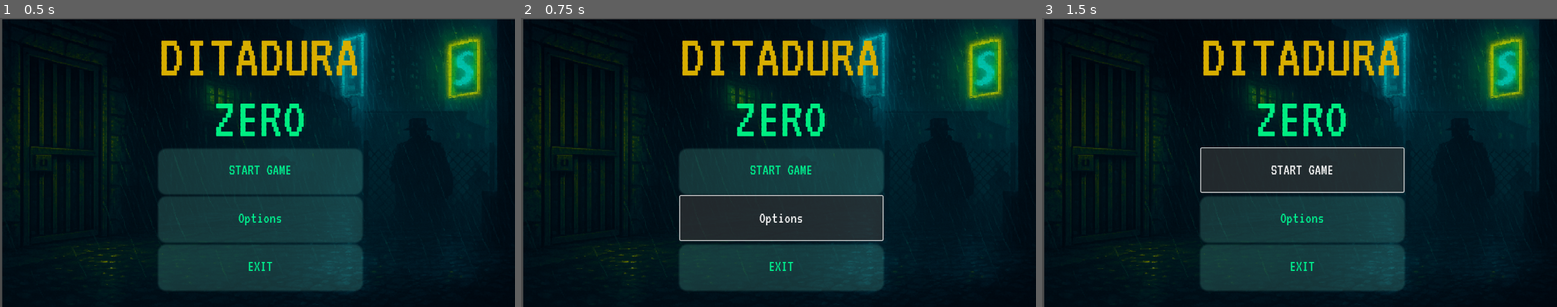
Above: before the commit, frames 1-3 (left to right).
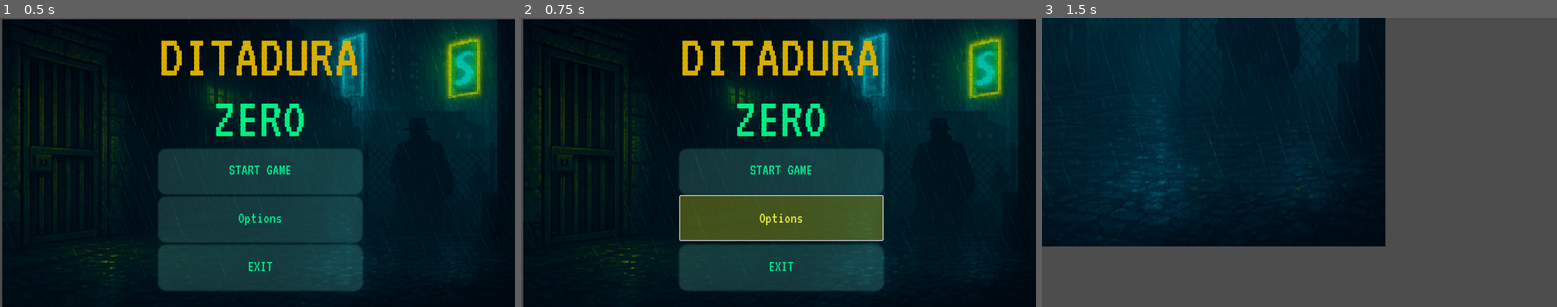
Above: after the commit, the same moments.

Repository: Mariojunior2/DitaduraZeroMenu
Game: Godot game, scene res://main_menu.tscn
Two runs of this game, one before a commit and one after it. Both use one fixed random seed, a clock stepped at 60 frames per second and the inputs below.
Inputs:
- Up to frame 1 (0.5 s): no input
- Up to frame 2 (0.75 s): click "Options" at 0.5 s
- Up to frame 3 (1.5 s): click "START GAME" at 1.25 s

Frame 1 is identical in both runs. In frame 2, 6.0% of the frame differs, in the area x 30-71%, y 61-77%; in frame 3, 81%, in the area x 0-100%, y 0-100%.

Commit message:
Com menu

Diff:
--- /dev/null
+++ b/main_menu.gd
@@ -0,0 +1,23 @@
+extends Control
+
+
+# Called when the node enters the scene tree for the first time.
+func _ready() -> void:
+	pass # Replace with function body.
+
+
+# Called every frame. 'delta' is the elapsed time since the previous frame.
+func _process(delta: float) -> void:
+	pass
+
+
+func _on_start_pressed() -> void:
+	get_tree().change_scene_to_file("res://word_1.tscn")
+
+
+func _on_settings_pressed() -> void:
+	print("Configurações")
+
+
+func _on_exit_pressed() -> void:
+	get_tree().quit()
--- a/main_menu.tscn
+++ b/main_menu.tscn
@@ -1,6 +1,7 @@
-[gd_scene load_steps=6 format=3 uid="uid://dts12yg34cyxn"]
+[gd_scene load_steps=10 format=3 uid="uid://dts12yg34cyxn"]
 
 [ext_resource type="Texture2D" uid="uid://jgyiyjprhg13" path="res://jpeg (5).png" id="1_06t4h"]
+[ext_resource type="Script" uid="uid://d32dwed5exyjd" path="res://main_menu.gd" id="1_fu7sn"]
 [ext_resource type="FontFile" uid="uid://b05thj7kfy38b" path="res://VT323-Regular.ttf" id="2_7vrkn"]
 
 [sub_resource type="StyleBoxTexture" id="StyleBoxTexture_7vrkn"]
@@ -8,6 +9,9 @@
 modulate_color = Color(0.77, 0.77, 0.77, 1)
 
 [sub_resource type="StyleBoxTexture" id="StyleBoxTexture_fu7sn"]
+
+[sub_resource type="StyleBoxFlat" id="StyleBoxFlat_7vrkn"]
+bg_color = Color(0.845094, 0.868455, 0.109976, 0.313726)
 
 [sub_resource type="StyleBoxFlat" id="StyleBoxFlat_rhts7"]
 bg_color = Color(0.68, 1, 0.781333, 0)
@@ -18,6 +22,12 @@
 shadow_color = Color(0.407843, 0.803922, 0.717647, 0.203922)
 shadow_size = 5
 shadow_offset = Vector2(0, 3.41)
+
+[sub_resource type="StyleBoxFlat" id="StyleBoxFlat_fu7sn"]
+bg_color = Color(0.843137, 0.866667, 0.109804, 0.313726)
+
+[sub_resource type="StyleBoxFlat" id="StyleBoxFlat_jix8l"]
+bg_color = Color(0.843137, 0.866667, 0.109804, 0.313726)
 
 [node name="MainMenu" type="Control"]
 layout_mode = 3
@@ -30,6 +40,7 @@
 offset_bottom = 3.0
 grow_horizontal = 2
 grow_vertical = 2
+script = ExtResource("1_fu7sn")
 
 [node name="Panel" type="Panel" parent="."]
 layout_mode = 1
@@ -82,26 +93,36 @@
 [node name="Button" type="Button" parent="VBoxContainer"]
 layout_mode = 2
 size_flags_vertical = 3
+theme_override_colors/font_hover_color = Color(0.913725, 0.921569, 0.227451, 1)
 theme_override_colors/font_color = Color(0, 0.929412, 0.552941, 1)
 theme_override_fonts/font = ExtResource("2_7vrkn")
 theme_override_font_sizes/font_size = 35
+theme_override_styles/hover = SubResource("StyleBoxFlat_7vrkn")
 theme_override_styles/normal = SubResource("StyleBoxFlat_rhts7")
 text = "START GAME"
 
 [node name="Button2" type="Button" parent="VBoxContainer"]
 layout_mode = 2
 size_flags_vertical = 3
+theme_override_colors/font_hover_color = Color(0.913725, 0.921569, 0.227451, 1)
 theme_override_colors/font_color = Color(0, 0.929412, 0.552941, 1)
 theme_override_fonts/font = ExtResource("2_7vrkn")
 theme_override_font_sizes/font_size = 35
+theme_override_styles/hover = SubResource("StyleBoxFlat_fu7sn")
 theme_override_styles/normal = SubResource("StyleBoxFlat_rhts7")
 text = "Options"
 
 [node name="Button3" type="Button" parent="VBoxContainer"]
 layout_mode = 2
 size_flags_vertical = 3
+theme_override_colors/font_hover_color = Color(0.913725, 0.921569, 0.227451, 1)
 theme_override_colors/font_color = Color(0, 0.929412, 0.552941, 1)
 theme_override_fonts/font = ExtResource("2_7vrkn")
 theme_override_font_sizes/font_size = 35
+theme_override_styles/hover = SubResource("StyleBoxFlat_jix8l")
 theme_override_styles/normal = SubResource("StyleBoxFlat_rhts7")
 text = "EXIT"
+
+[connection signal="pressed" from="VBoxContainer/Button" to="." method="_on_start_pressed"]
+[connection signal="pressed" from="VBoxContainer/Button2" to="." method="_on_settings_pressed"]
+[connection signal="pressed" from="VBoxContainer/Button3" to="." method="_on_exit_pressed"]
--- /dev/null
+++ b/word_1.tscn
@@ -0,0 +1,8 @@
+[gd_scene load_steps=2 format=3 uid="uid://7lhs0bvgpipi"]
+
+[ext_resource type="Texture2D" uid="uid://jgyiyjprhg13" path="res://jpeg (5).png" id="1_ai25l"]
+
+[node name="word1" type="Node2D"]
+
+[node name="Sprite2D" type="Sprite2D" parent="."]
+texture = ExtResource("1_ai25l")
Not shown, added: main_menu.gd.uid
